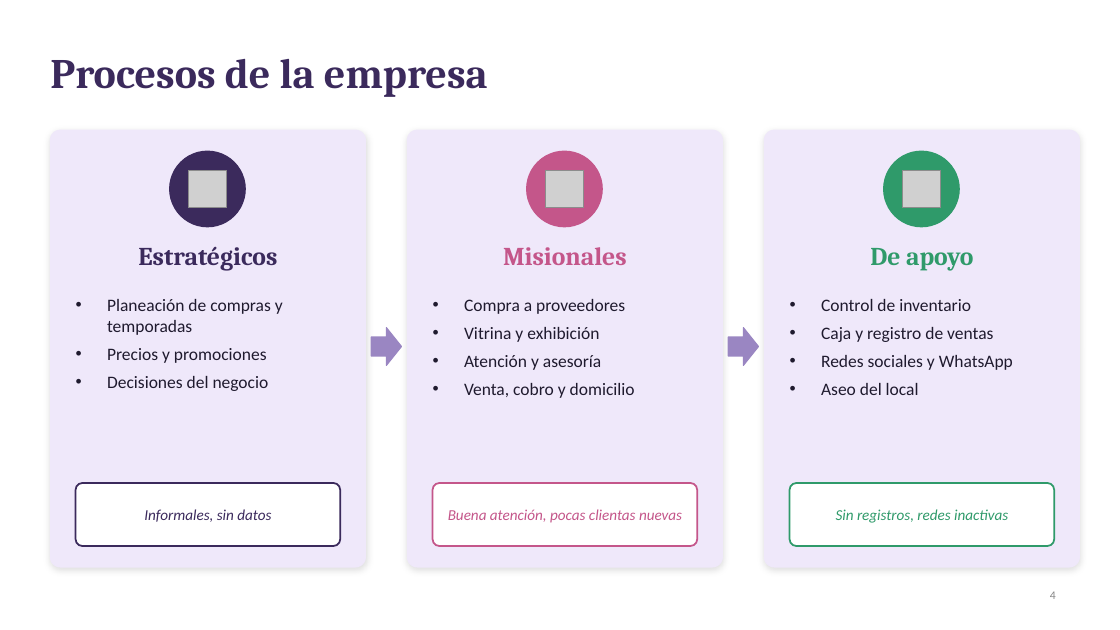
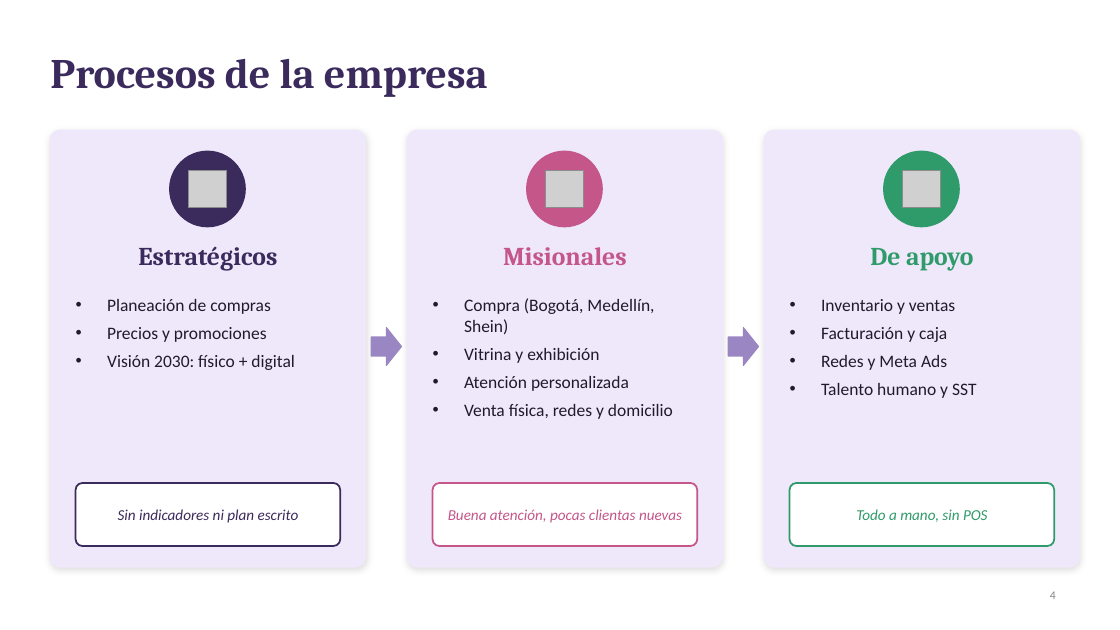
Before and after one commit to nayraclaud-glitch/Trabjo-De-eEstudio, a slide deck: slide 4 of Actividad Alva instructora Luna de Cristal/4_Paso4_Visual_Thinking.pptx. Drawn at 1120x630 pixels with LibreOffice and Linux fonts; fonts in the diff are those of the drawing; grey boxes stand for pictures. Boxes give left, top, right and bottom in pixels: in the first picture for what was removed or moved away, otherwise in the second. Text is boxed around its words. In the diff, an @@ line names an element or a change of style, - is before the commit and + after.

```diff
--- a/Actividad Alva instructora Luna de Cristal/4_Paso4_Visual_Thinking.pptx
+++ b/Actividad Alva instructora Luna de Cristal/4_Paso4_Visual_Thinking.pptx
@@ text at <box>107,299,271,314</box>: text changed @@
-• Planeación de compras y temporadas
+• Planeación de compras
@@ text at <box>464,298,654,334</box>: text changed @@
-• Compra a proveedores
+• Compra (Bogotá, Medellín, Shein)
@@ text at <box>821,299,976,398</box>: text changed @@
-• Control de inventario
-• Caja y registro de ventas
-• Redes sociales y WhatsApp
-• Aseo del local
+• Inventario y ventas
+• Facturación y caja
+• Redes y Meta Ads
+• Talento humano y SST
@@ text at <box>107,355,294,370</box>: text changed @@
-• Decisiones del negocio
+• Visión 2030: físico + digital
@@ text at <box>464,376,673,419</box>: text changed @@
-• Atención y asesoría
-• Venta, cobro y domicilio
+• Atención personalizada
+• Venta física, redes y domicilio
@@ text at <box>118,509,299,523</box>: text changed @@
-Informales, sin datos
+Sin indicadores ni plan escrito
@@ text at <box>856,509,988,522</box>: text changed @@
-Sin registros, redes inactivas
+Todo a mano, sin POS
```
Also in this commit, not shown: 5 other slides changed, 1 slide added, 1 slide removed, 3 other files.
